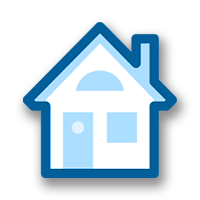
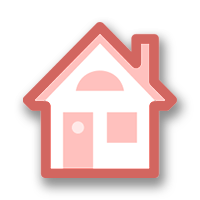
Layer changes from the first (200, 200) image to the second:
added layer "open - border" (lighten) above "open" over [23, 22, 177, 178]
added layer "open" (color) above "normal" over [23, 22, 177, 178]
hid "normal" over [23, 22, 177, 178]
